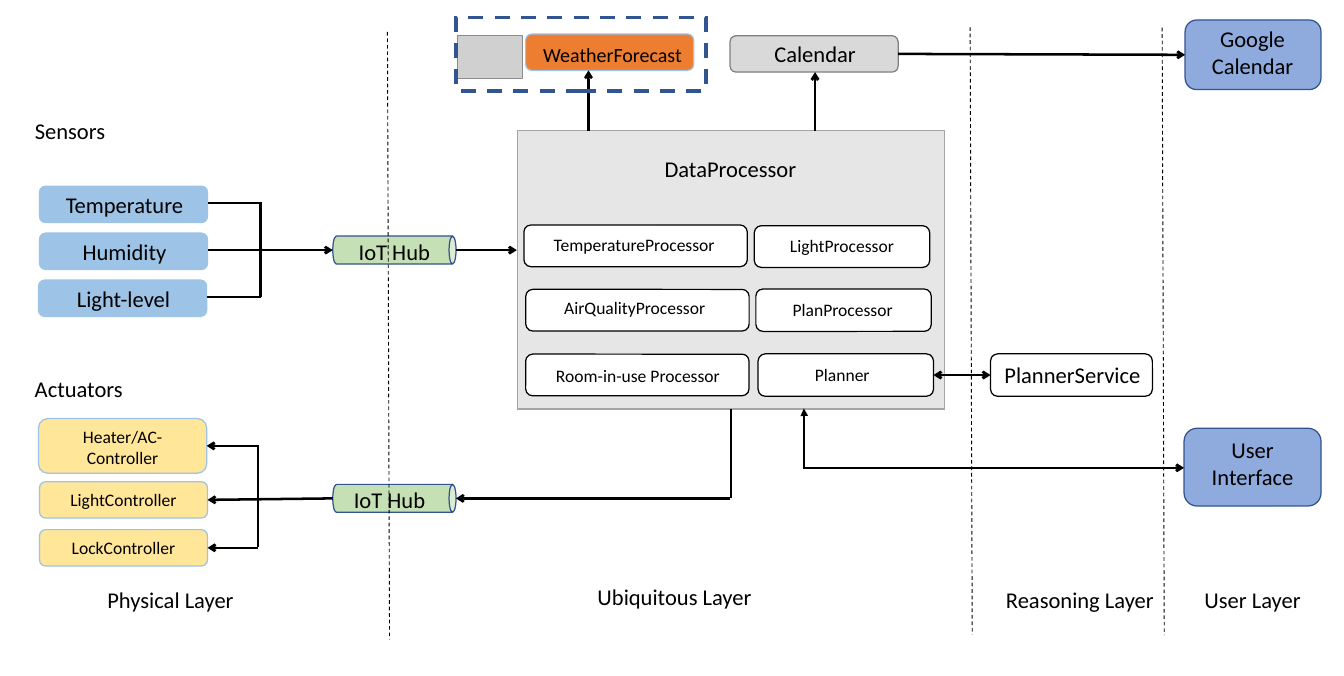
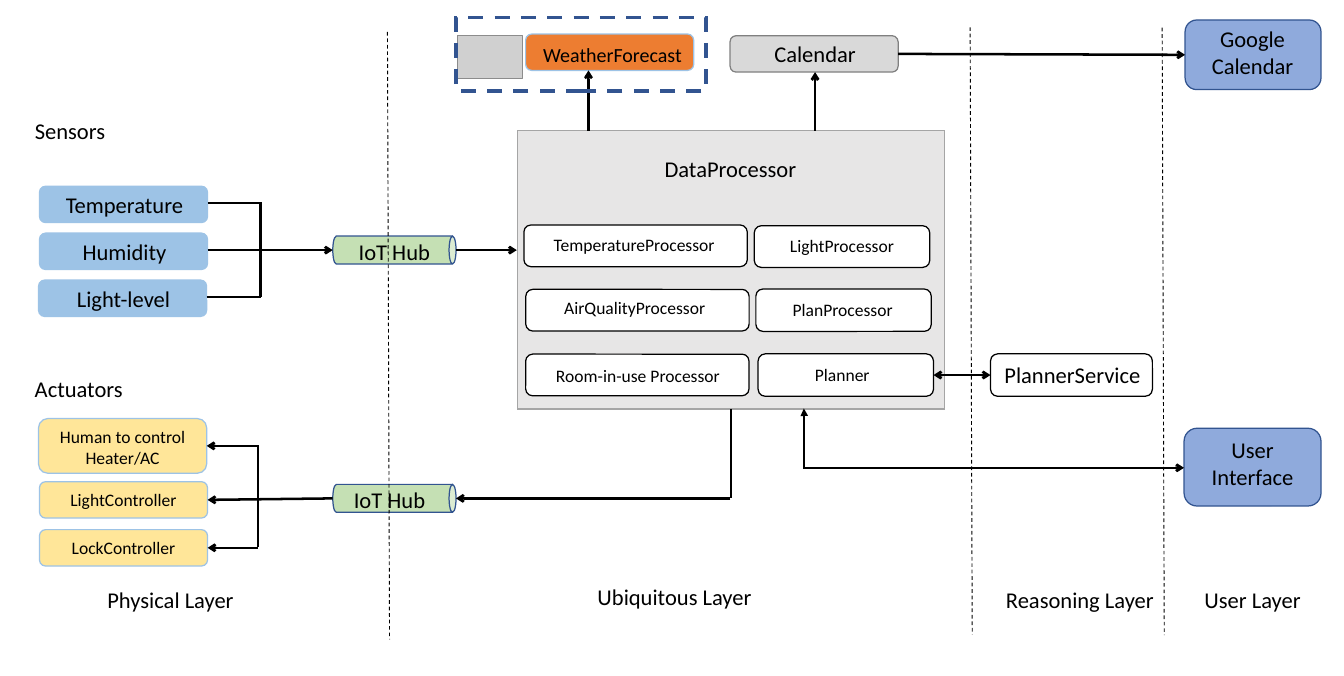
Before and after one commit to Jinaz/scaiot-project, a slide deck: slide 1 of doc/img/SystemArchitecture.pptx. Drawn at 1344x676 pixels with LibreOffice and Linux fonts; fonts in the diff are those of the drawing; grey boxes stand for pictures. Boxes give left, top, right and bottom in pixels: in the first picture for what was removed or moved away, otherwise in the second. Text is boxed around its words. In the diff, an @@ line names an element or a change of style, - is before the commit and + after.

```diff
--- a/doc/img/SystemArchitecture.pptx
+++ b/doc/img/SystemArchitecture.pptx
@@ text at box(60, 431, 186, 465): text changed @@
-Heater/AC-Controller
+Human to control
+Heater/AC
```
Also in this commit, not shown: 4 other files.
